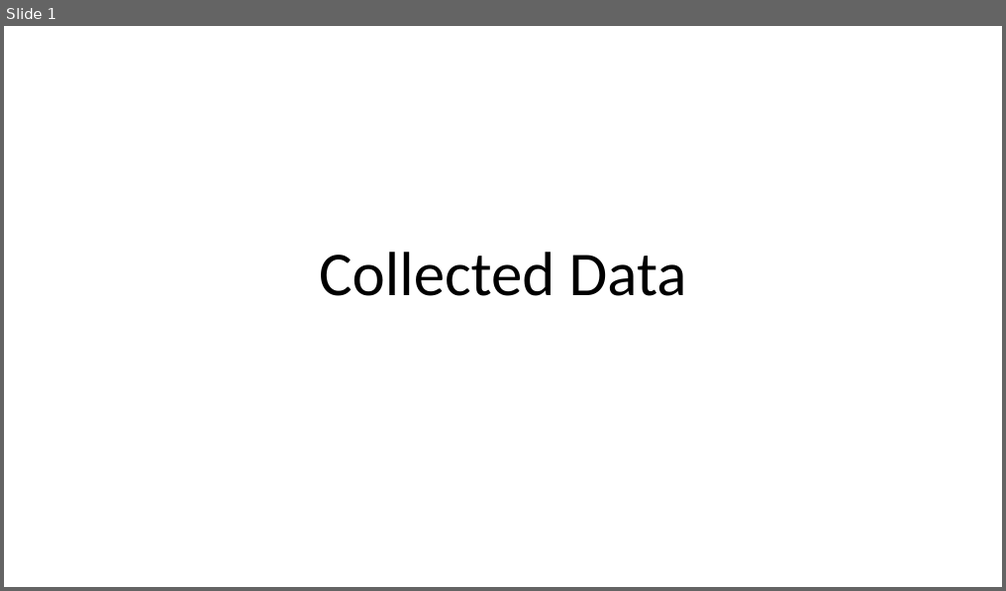
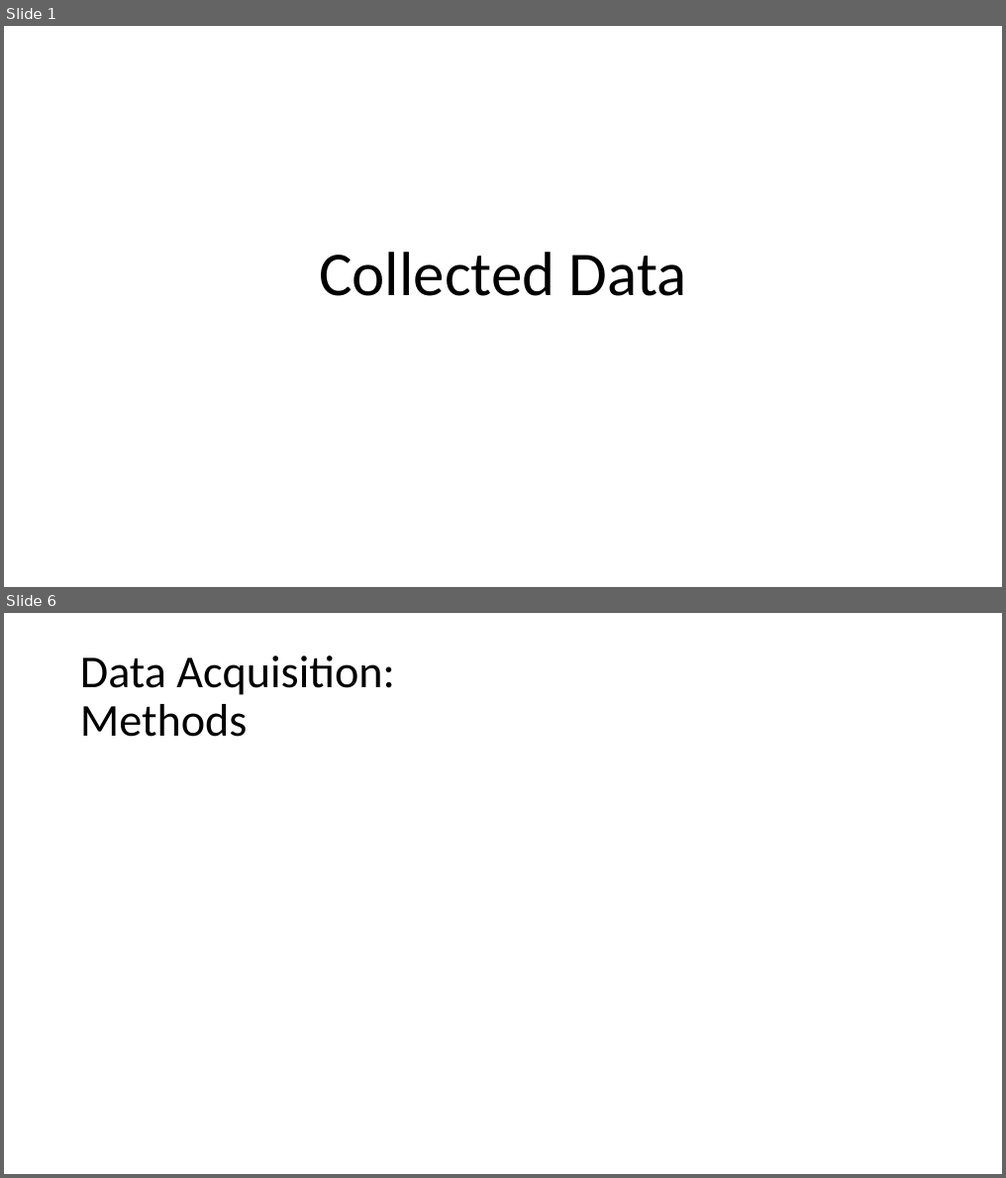
Before and after one commit to Aatir-Manzur-Bose/rf-coe, a slide deck: Collected Data.pptx. Shown one above the other, each under a label of ours: slide 1 before the commit, slides 1 and 6 after it; the slides between them are not shown. The pictures are 1006x591 and 1006x1178 pixels, drawn with LibreOffice and Linux fonts; fonts in the diff are those of the drawing. Boxes give left, top, right and bottom in pixels: in the first picture for what was removed or moved away, otherwise in the second. Text is boxed around its words. In the diff, an @@ line names an element or a change of style, - is before the commit and + after.

```diff
--- a/Collected Data.pptx
+++ b/Collected Data.pptx
@@ slide 6 added at [4, 613, 1002, 1174], background #FFFFFF @@
@@ title added at [80, 656, 395, 737], 44 pt, text #000000 @@
+Data Acquisition:
+Methods
```
Also in this commit, not shown: 2 slides changed, 10 other slides added, 1 other file.
